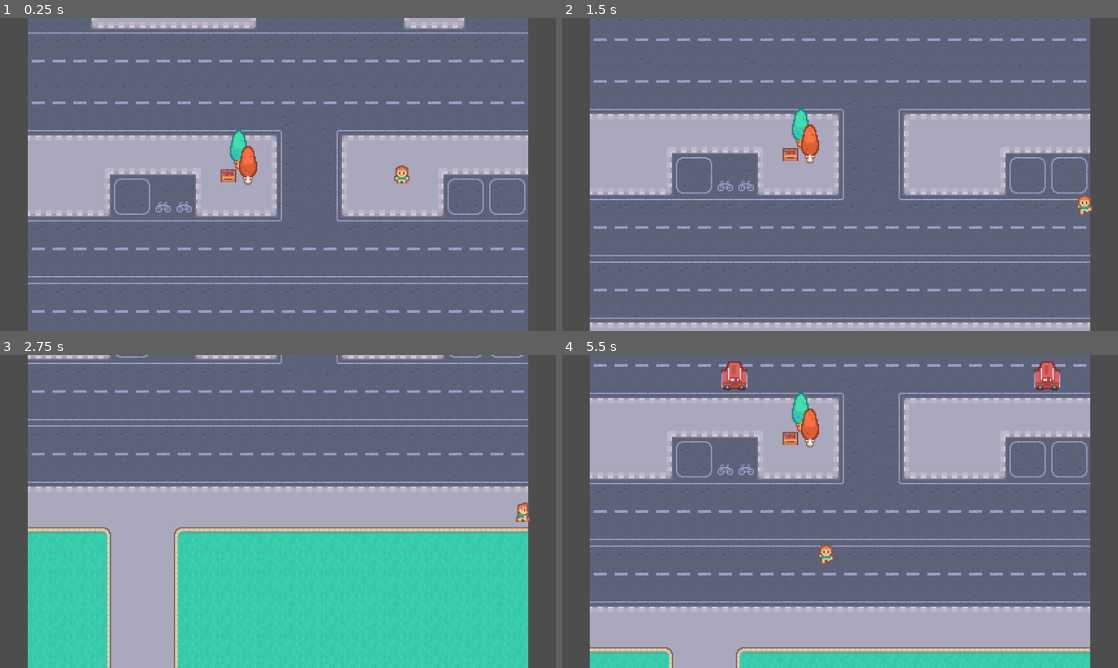
Above: before the commit, frames 1-4 (two rows, left to right).
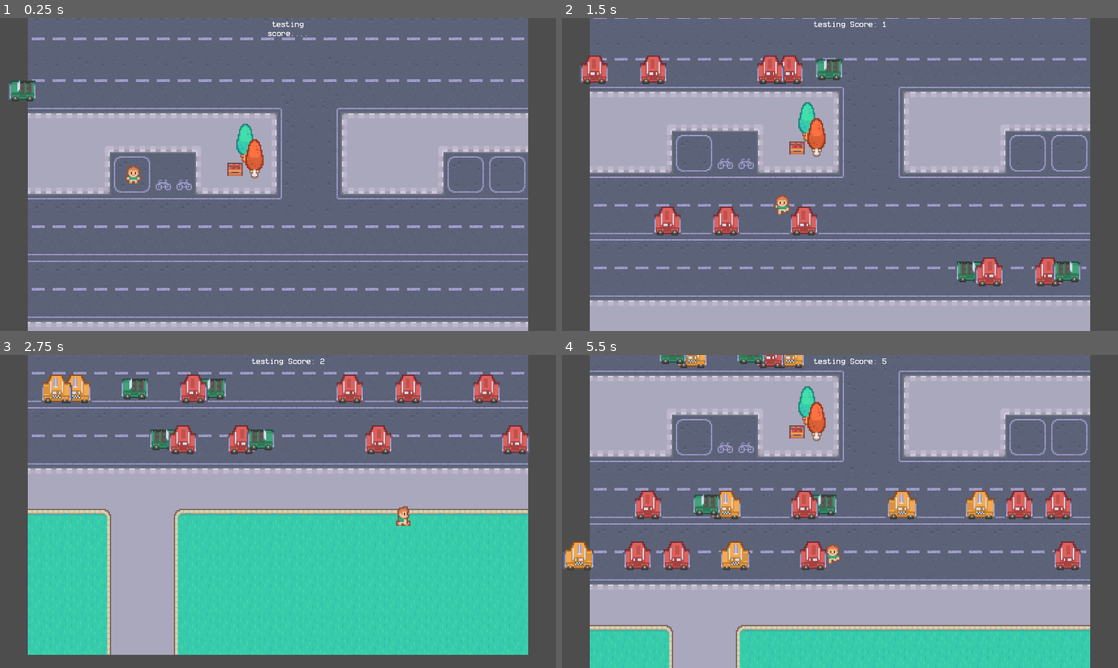
Above: after the commit, the same moments.

Repository: ManthunSingla/Godot-learning-Projects
Game: Godot game, scene res://scenes/game.tscn
Same seed, same stepped clock (60 frames per second), same inputs: the game is played once before the commit and once after it.
Inputs:
- Up to frame 1 (0.25 s): no input
- Up to frame 2 (1.5 s): hold D (right) 0.53-1.28 s; hold Down (down) from 1.28 s (still down)
- Up to frame 3 (2.75 s): release Down (down) at 2.03 s; hold D (right) from 2.03 s (still down)
- Up to frame 4 (5.5 s): release D (right) at 2.78 s; hold Up (up) 2.78-3.53 s; hold A (left) 3.53-5.03 s; hold Down (down) from 5.03 s (still down)

The runs differ from the first frame. In frame 1, 24% of the frame differs, in the area x 1-95%, y 0-100%; in frame 2, 29%; in frame 3, 24%; in frame 4, 37%, in the area x 0-95%, y 0-96%.

Commit message:
Added a Startup Screen, Score, Random cars, etc

Diff:
--- a/project.godot
+++ b/project.godot
@@ -51,6 +51,13 @@
 ]
 }
 
+[layer_names]
+
+2d_physics/layer_1="area"
+2d_physics/layer_2="player"
+2d_physics/layer_3="objects"
+2d_physics/layer_4="enemy cars"
+
 [rendering]
 
 textures/canvas_textures/default_texture_filter=0
--- a/scenes/enemy_car.tscn
+++ b/scenes/enemy_car.tscn
@@ -6,15 +6,21 @@
 script/source = "extends Area2D
 
 var direction = Vector2(1,0)
-var speed = 4
+var speed = 150
+var colours = [
+	preload(\"res://graphics/cars/green.png\"),
+	preload(\"res://graphics/cars/red.png\") ,
+	preload(\"res://graphics/cars/yellow.png\")
+	]
 
 func _ready() -> void:
 	if position.x > 0:
 		direction.x = -1
 		$Sprite2D.flip_h = true
+	$Sprite2D.texture = colours.pick_random()
 
 func _process(delta: float) -> void:
-	position += direction * speed
+	position += direction * speed * delta
 
 func _on_visible_on_screen_notifier_2d_screen_exited() -> void:
 	queue_free()
@@ -24,6 +30,8 @@
 size = Vector2(22, 20)
 
 [node name="enemyCar" type="Area2D" unique_id=1648174779]
+collision_layer = 8
+collision_mask = 2
 script = SubResource("GDScript_3y6xc")
 
 [node name="Sprite2D" type="Sprite2D" parent="." unique_id=316267817]
--- a/scenes/excercise_object.tscn
+++ b/scenes/excercise_object.tscn
@@ -8,6 +8,8 @@
 size = Vector2(28, 42)
 
 [node name="excerciseObject" type="StaticBody2D" unique_id=1603434255]
+collision_layer = 4
+collision_mask = 2
 metadata/_edit_group_ = true
 
 [node name="Tree1" type="Sprite2D" parent="." unique_id=154554477]
--- a/scenes/game.gd
+++ b/scenes/game.gd
@@ -1,15 +1,23 @@
 extends Node2D
 
 var car: PackedScene = preload("res://scenes/enemy_car.tscn")
+var score: int
 
 func _on_timer_timeout() -> void:
 	# print("timer is ringed")
 	var car1 = car.instantiate() as Area2D
-
 	var PositionOfCar = $CarStartingPoint.get_children().pick_random() as Marker2D
 	car1.position = PositionOfCar.position
 	$Objects.add_child(car1)
+	car1.connect("body_entered", killed)
 
+func killed(body):
+	print(body)
+	print('You Killed')
 
 func _on_area_2d_body_entered(body: Node2D) -> void:
 	print("Killed")
+
+func _on_score__timeout() -> void:
+	score += 1
+	$CanvasGroup/Label.text = 'testing Score: ' + str(score)
--- a/scenes/game.tscn
+++ b/scenes/game.tscn
@@ -4,6 +4,7 @@
 [ext_resource type="Texture2D" uid="uid://doghmovcgeltw" path="res://graphics/map.png" id="1_uwrxv"]
 [ext_resource type="PackedScene" uid="uid://dghd7rii024ea" path="res://scenes/player.tscn" id="2_yqjtg"]
 [ext_resource type="PackedScene" uid="uid://bo1faxqcafksn" path="res://scenes/excercise_object.tscn" id="3_lnu2h"]
+[ext_resource type="FontFile" uid="uid://hqpa84d2dqvp" path="res://fonts/Better VCR 9.0.1.ttf" id="5_iywne"]
 
 [sub_resource type="WorldBoundaryShape2D" id="WorldBoundaryShape2D_fbwmm"]
 distance = -320.0
@@ -21,12 +22,10 @@
 texture_filter = 1
 texture = ExtResource("1_uwrxv")
 
-[node name="Timer" type="Timer" parent="." unique_id=1100804775]
-autostart = true
-
 [node name="boundariies" type="Node2D" parent="." unique_id=1710777791]
 
 [node name="StaticBody2D" type="StaticBody2D" parent="boundariies" unique_id=213679921]
+metadata/_edit_group_ = true
 
 [node name="DOWNCollisionShape2D3" type="CollisionShape2D" parent="boundariies/StaticBody2D" unique_id=305398995]
 shape = SubResource("WorldBoundaryShape2D_fbwmm")
@@ -56,10 +55,10 @@
 [node name="Objects" type="Node" parent="." unique_id=852045177]
 
 [node name="tree" parent="Objects" unique_id=1541300546 instance=ExtResource("3_lnu2h")]
-position = Vector2(-28, 30)
+position = Vector2(-23, 42)
 
 [node name="Player" parent="Objects" unique_id=661717046 instance=ExtResource("2_yqjtg")]
-position = Vector2(95, 47)
+position = Vector2(-111, 64)
 scale = Vector2(1, 1)
 
 [node name="CarStartingPoint" type="Node" parent="." unique_id=2106958404]
@@ -71,10 +70,39 @@
 position = Vector2(-205, 116)
 
 [node name="Marker2D3" type="Marker2D" parent="CarStartingPoint" unique_id=2001339713]
-position = Vector2(227, -91)
+position = Vector2(206, -98)
 
 [node name="Marker2D4" type="Marker2D" parent="CarStartingPoint" unique_id=38607610]
-position = Vector2(216, 148)
+position = Vector2(202, 155)
 
-[connection signal="timeout" from="Timer" to="." method="_on_timer_timeout"]
+[node name="CanvasGroup" type="CanvasLayer" parent="." unique_id=1678934928]
+
+[node name="Label" type="Label" parent="CanvasGroup" unique_id=1687254389]
+anchors_preset = -1
+anchor_left = 0.518
+anchor_top = 0.01
+anchor_right = 0.518
+anchor_bottom = 0.05
+offset_left = -37.0
+offset_right = 37.0
+offset_bottom = 39.0
+grow_horizontal = 2
+theme_override_fonts/font = ExtResource("5_iywne")
+theme_override_font_sizes/font_size = 14
+text = "testing
+score...."
+horizontal_alignment = 1
+
+[node name="Timer Part" type="Node2D" parent="." unique_id=1851840415]
+
+[node name="Timer" type="Timer" parent="Timer Part" unique_id=1100804775]
+wait_time = 0.1
+autostart = true
+
+[node name="score ++" type="Timer" parent="Timer Part" unique_id=1706645887]
+autostart = true
+
 [connection signal="body_entered" from="Area2D" to="." method="_on_area_2d_body_entered"]
+[connection signal="timeout" from="Timer Part/Timer" to="." method="_on_timer_timeout"]
+[connection signal="timeout" from="Timer Part/score ++" to="." method="_on_scroe__timeout"]
+[connection signal="timeout" from="Timer Part/score ++" to="." method="_on_score__timeout"]
--- a/scenes/player.tscn
+++ b/scenes/player.tscn
@@ -119,6 +119,8 @@
 
 [node name="Player" type="CharacterBody2D" unique_id=386102856]
 scale = Vector2(3, 3)
+collision_layer = 2
+collision_mask = 13
 script = ExtResource("1_g2els")
 
 [node name="Sprite2D" type="AnimatedSprite2D" parent="." unique_id=24843644]
--- /dev/null
+++ b/scenes/title.tscn
@@ -0,0 +1,38 @@
+[gd_scene format=3 uid="uid://bg46h5x2n6eev"]
+
+[ext_resource type="FontFile" uid="uid://dr201ov4c76pb" path="res://fonts/Crackman.otf" id="1_4ignj"]
+
+[node name="title" type="Control" unique_id=1660194060]
+layout_mode = 3
+anchors_preset = 15
+anchor_right = 1.0
+anchor_bottom = 1.0
+grow_horizontal = 2
+grow_vertical = 2
+
+[node name="ColorRect" type="ColorRect" parent="." unique_id=1389164518]
+layout_mode = 1
+anchors_preset = 15
+anchor_right = 1.0
+anchor_bottom = 1.0
+grow_horizontal = 2
+grow_vertical = 2
+color = Color(0.03848754, 6.7984683e-06, 0.21729523, 1)
+
+[node name="Label" type="Label" parent="." unique_id=1267500642]
+layout_mode = 1
+anchors_preset = -1
+anchor_left = 0.5
+anchor_top = 0.102
+anchor_right = 0.5
+anchor_bottom = 0.102
+offset_left = -577.5
+offset_right = 577.5
+offset_bottom = 329.0
+grow_horizontal = 2
+theme_override_fonts/font = ExtResource("1_4ignj")
+theme_override_font_sizes/font_size = 135
+text = "Car Game
+To learn godot"
+horizontal_alignment = 1
+vertical_alignment = 1
